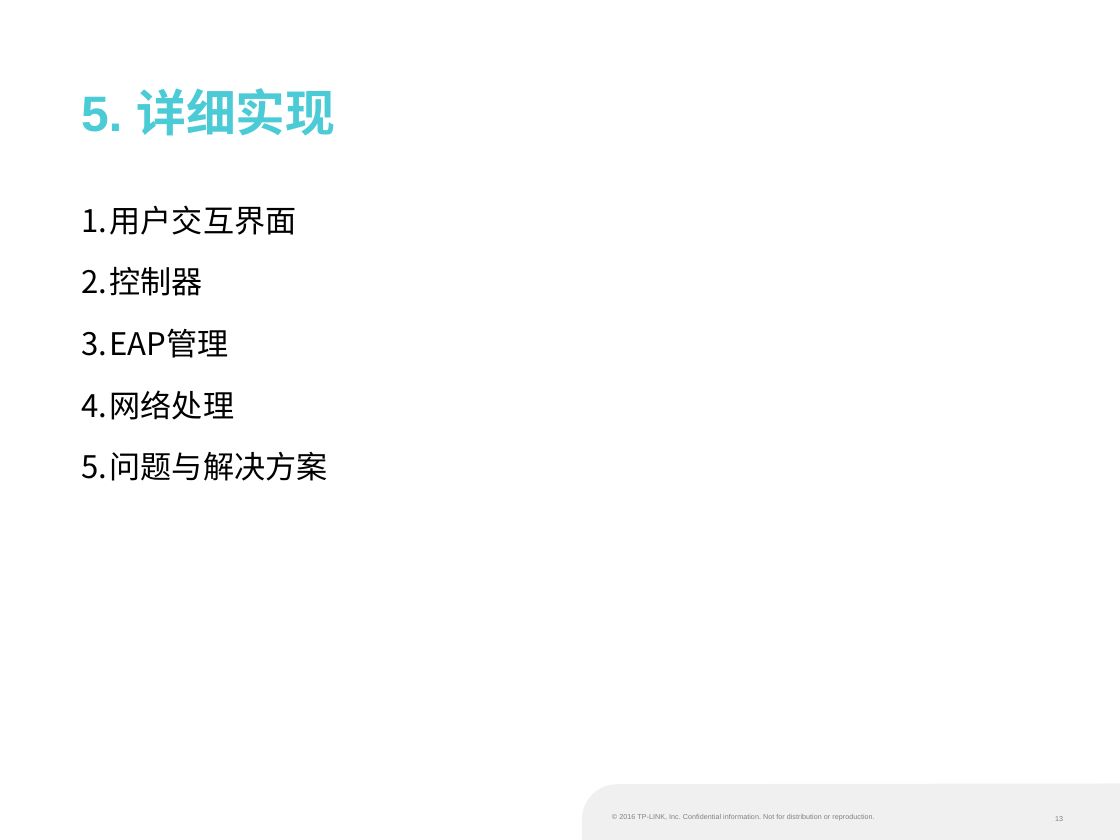
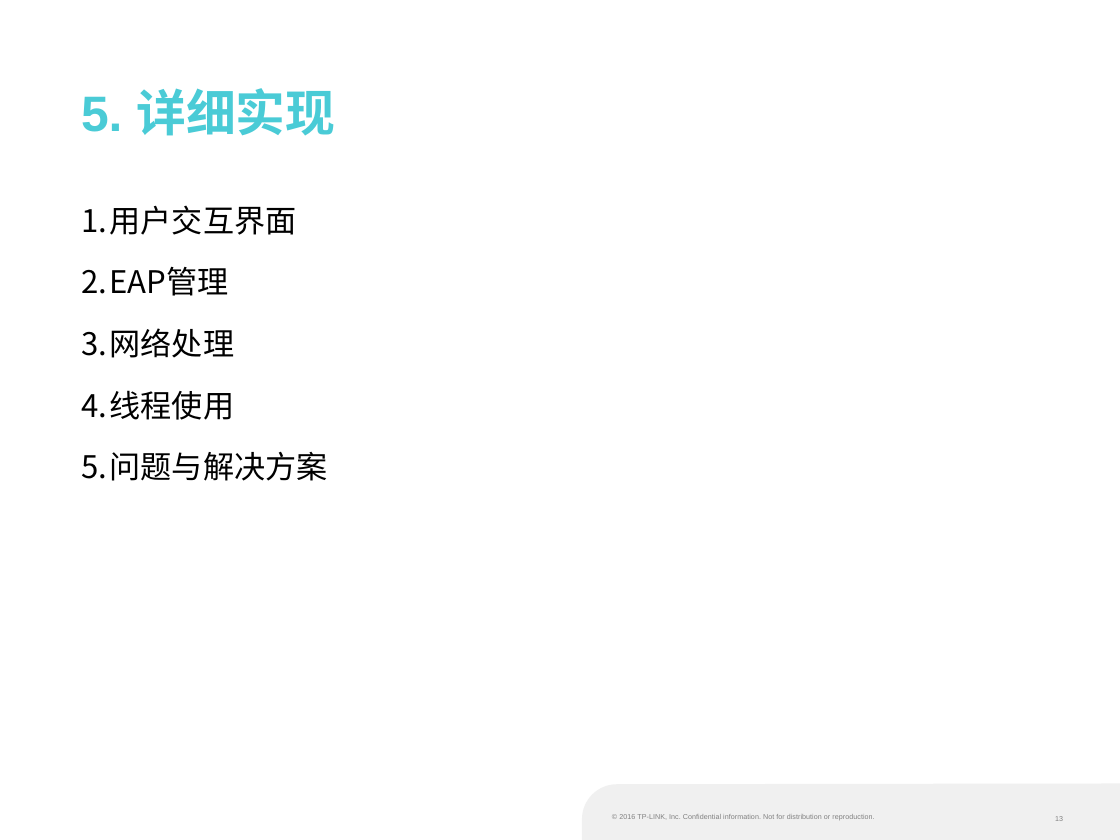
Before and after one commit to liufangri/eapsimulator, a slide deck: slide 13 of docs/W10582孙晓宇.pptx. Drawn at 1120x840 pixels with LibreOffice and Linux fonts; fonts in the diff are those of the drawing; background and template pictures are left out. Boxes give left, top, right and bottom in pixels: in the first picture for what was removed or moved away, otherwise in the second. Text is boxed around its words. In the diff, an @@ line names an element or a change of style, - is before the commit and + after.

```diff
--- a/docs/W10582孙晓宇.pptx
+++ b/docs/W10582孙晓宇.pptx
@@ text at <box>82,266,203,296</box>: paragraph removed @@
-2. 控制器
@@ text at <box>82,390,235,420</box>: paragraph added @@
+4. 线程使用
```
Also in this commit, not shown: 6 other slides changed, 2 slides added.
